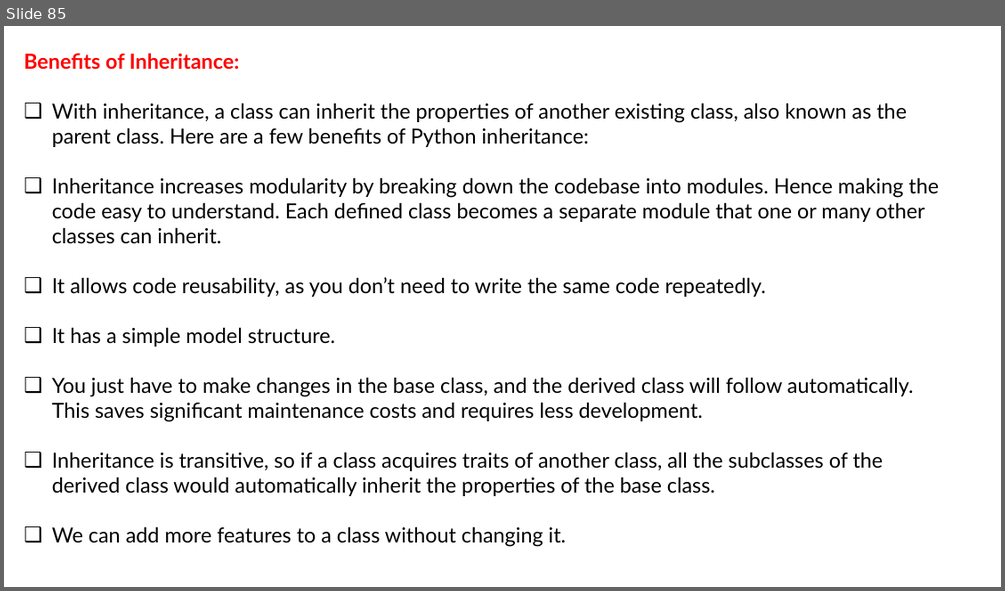
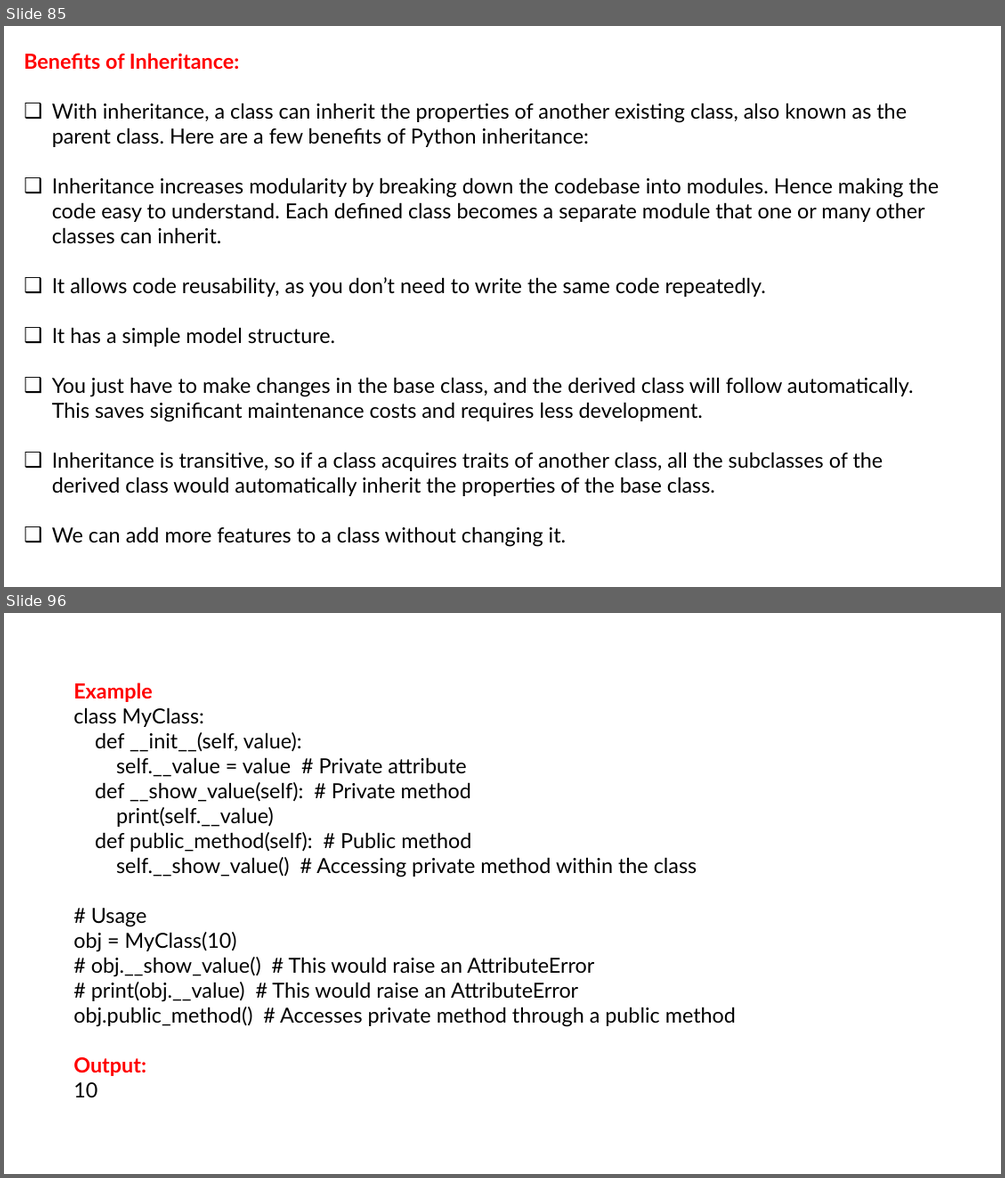
Before and after one commit to LokeshBachu/Python, a slide deck: PythonOOPS.pptx. Shown one above the other, each under a label of ours: slide 85 before the commit, slides 85 and 96 after it; the slides between them are not shown. The pictures are 1005x591 and 1005x1178 pixels, drawn with LibreOffice and Linux fonts; fonts in the diff are those of the drawing. Boxes give left, top, right and bottom in pixels: in the first picture for what was removed or moved away, otherwise in the second. Text is boxed around its words. In the diff, an @@ line names an element or a change of style, - is before the commit and + after.

```diff
--- a/PythonOOPS.pptx
+++ b/PythonOOPS.pptx
@@ slide 96 added at [4,613,1001,1174], background #FFFFFF @@
@@ text added at [73,682,736,1097], 20 pt, text #000000 @@
+Example
+class MyClass:
+def __init__(self, value):
+self.__value = value # Private attribute
+def __show_value(self): # Private method
+print(self.__value)
+def public_method(self): # Public method
+self.__show_value() # Accessing private method within the class
+# Usage
+obj = MyClass(10)
+# obj.__show_value() # This would raise an AttributeError
+# print(obj.__value) # This would raise an AttributeError
+obj.public_method() # Accesses private method through a public method
+Output:
+10
```
Also in this commit, not shown: 1 slide changed, 164 other slides added.
